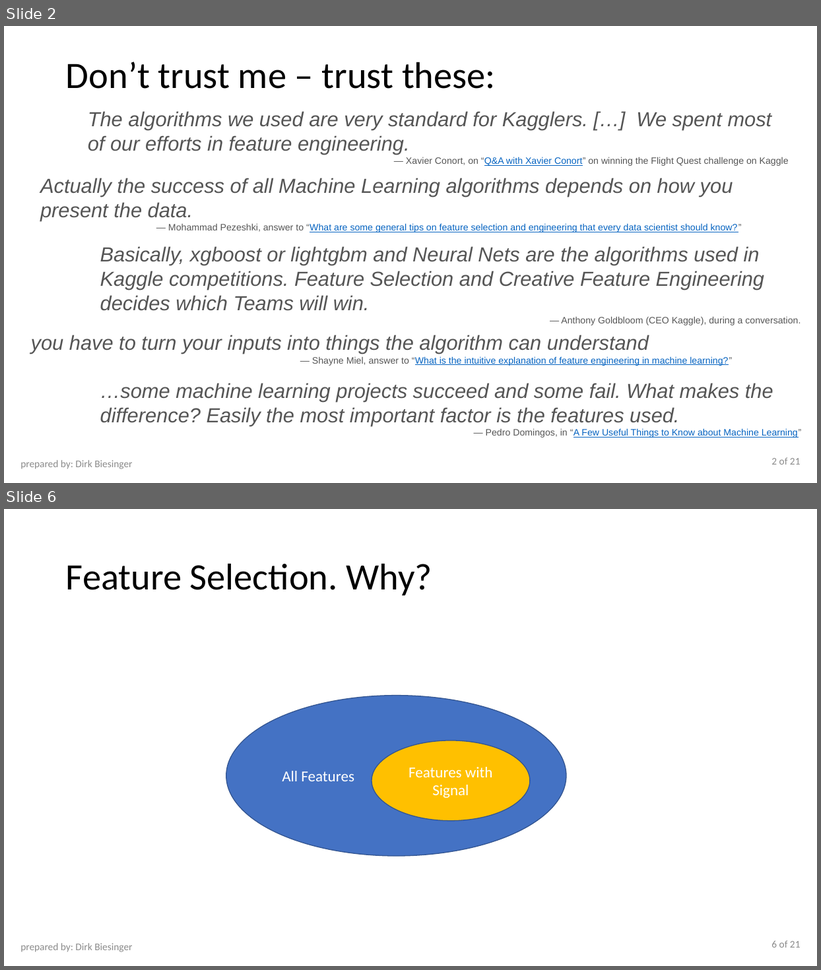
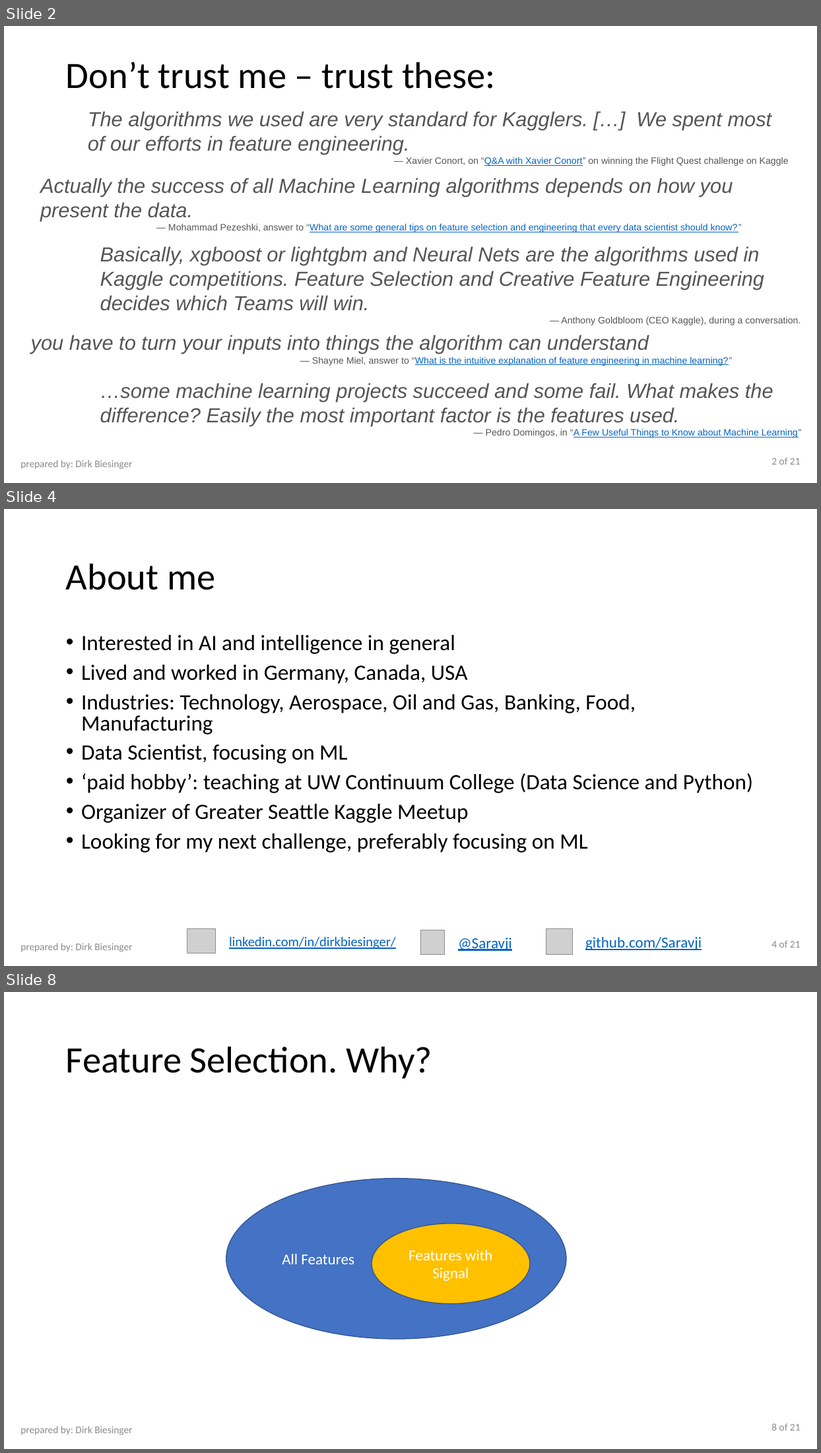
Before and after one commit to Saravji/Art-Of-Feature-Selection-and-Engineering, a slide deck: Art Feature Selection and Engineering.pptx. Shown one above the other, each under a label of ours: slides 2 and 6 before the commit, slides 2, 4 and 8 after it; the slides between them are not shown. The pictures are 821x970 and 821x1453 pixels, drawn with LibreOffice and Linux fonts; fonts in the diff are those of the drawing; grey boxes stand for pictures. Boxes give left, top, right and bottom in pixels: in the first picture for what was removed or moved away, otherwise in the second. Text is boxed around its words. In the diff, an @@ line names an element or a change of style, - is before the commit and + after.

```diff
--- a/Art Feature Selection and Engineering.pptx
+++ b/Art Feature Selection and Engineering.pptx
@@ slide 4 added at (4, 509, 817, 966), background #FFFFFF @@
@@ title added at (66, 563, 215, 590), 44 pt, text #000000 @@
+About me
@@ text added at (81, 635, 753, 853), 25.9 pt, text #000000 @@
+• Interested in AI and intelligence in general
+• Lived and worked in Germany, Canada, USA
+• Industries: Technology, Aerospace, Oil and Gas, Banking, Food, Manufacturing
+• Data Scientist, focusing on ML
+• ‘paid hobby’: teaching at UW Continuum College (Data Science and Python)
+• Organizer of Greater Seattle Kaggle Meetup
+• Looking for my next challenge, preferably focusing on ML
@@ text added at (20, 943, 132, 953), 12 pt, text #8C8C8C @@
+prepared by: Dirk Biesinger
@@ picture added at (187, 929, 216, 954) @@
@@ text added at (229, 937, 396, 949), 16 pt, text #0563C1, underline @@
+linkedin.com/in/dirkbiesinger/
@@ picture added at (420, 931, 444, 955) @@
@@ text added at (458, 938, 512, 951), 18 pt, text #0563C1, underline @@
+@Saravji
@@ picture added at (547, 929, 572, 956) @@
@@ text added at (585, 937, 702, 951), 18 pt, text #0563C1, underline @@
+github.com/Saravji
@@ page number added at (772, 941, 801, 948), 12 pt, text #8C8C8C @@
+4 of 21
@@ what was slide 6 is now slide 8 @@
@@ page number at (772, 1424, 801, 1431): text changed @@
-6 of 21
+8 of 21
```
Also in this commit, not shown: 5 slides changed, 1 other slide added, 1 other file.
